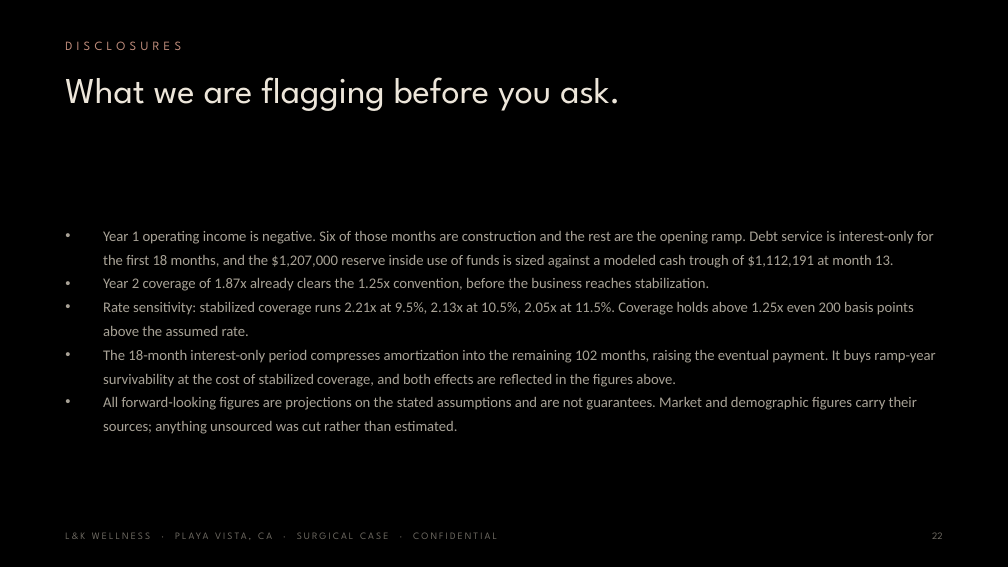
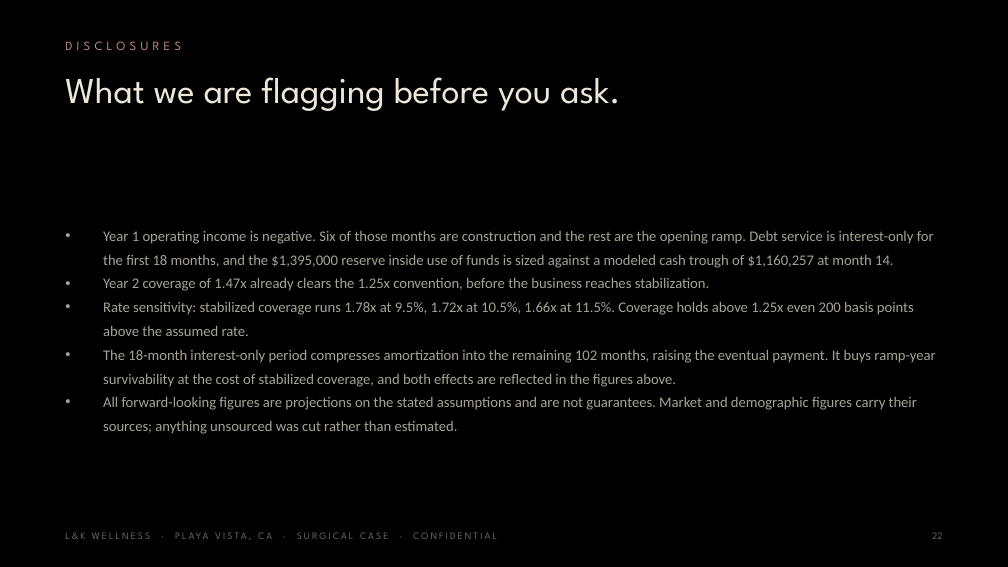
Before and after one commit to apexalpha811/lkwellness_OR, a slide deck: slide 22 of L-K-Wellness-Surgical-5.55M.pptx. Drawn at 1008x567 pixels with LibreOffice and Linux fonts; fonts in the diff are those of the drawing. Boxes give left, top, right and bottom in pixels: in the first picture for what was removed or moved away, otherwise in the second. Text is boxed around its words. In the diff, an @@ line names an element or a change of style, - is before the commit and + after.

```diff
--- a/L-K-Wellness-Surgical-5.55M.pptx
+++ b/L-K-Wellness-Surgical-5.55M.pptx
@@ text at box(103, 231, 934, 336): text changed @@
-• Year 1 operating income is negative. Six of those months are construction and the rest are the opening ramp. Debt service is interest-only for the first 18 months, and the $1,207,000 reserve inside use of funds is sized against a modeled cash trough of $1,112,191 at month 13.
-• Year 2 coverage of 1.87x already clears the 1.25x convention, before the business reaches stabilization.
-• Rate sensitivity: stabilized coverage runs 2.21x at 9.5%, 2.13x at 10.5%, 2.05x at 11.5%. Coverage holds above 1.25x even 200 basis points above the assumed rate.
+• Year 1 operating income is negative. Six of those months are construction and the rest are the opening ramp. Debt service is interest-only for the first 18 months, and the $1,395,000 reserve inside use of funds is sized against a modeled cash trough of $1,160,257 at month 14.
+• Year 2 coverage of 1.47x already clears the 1.25x convention, before the business reaches stabilization.
+• Rate sensitivity: stabilized coverage runs 1.78x at 9.5%, 1.72x at 10.5%, 1.66x at 11.5%. Coverage holds above 1.25x even 200 basis points above the assumed rate.
```
Also in this commit, not shown: 14 other slides changed, 4 other files.
